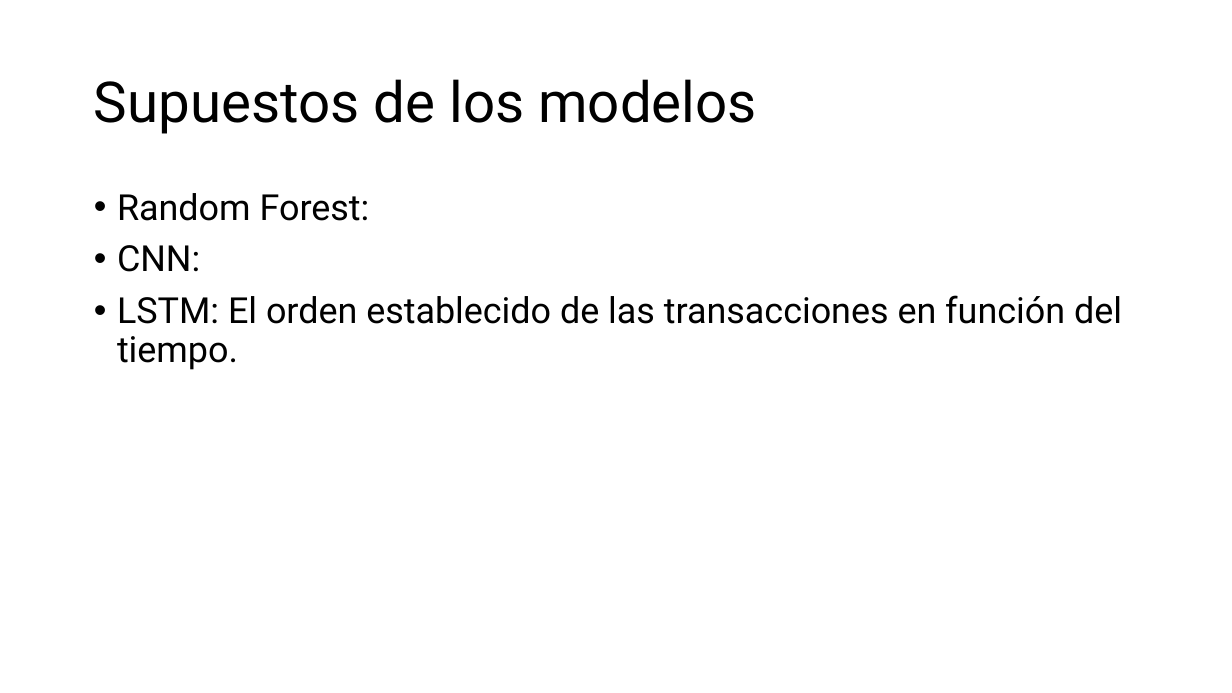
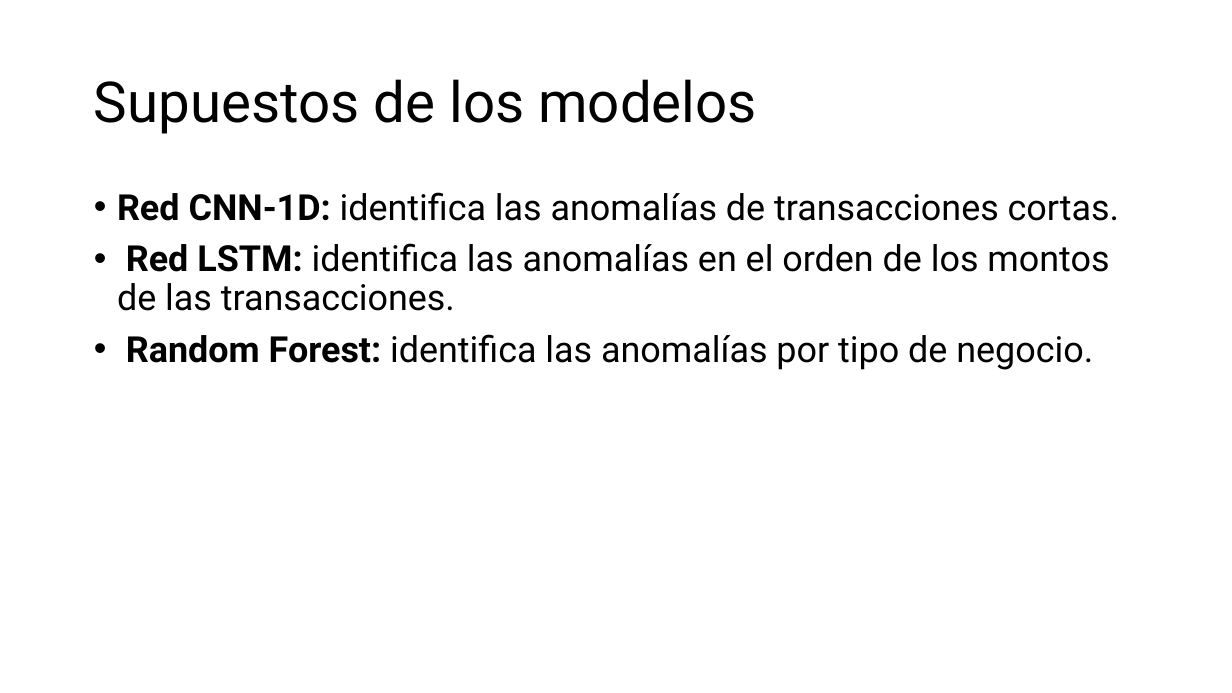
Before and after one commit to ricrod01/PROYECTO_4_DL, a slide deck: slide 4 of docs/Presentacion_Proyecto4.pptx. Drawn at 1232x693 pixels with LibreOffice and Linux fonts; fonts in the diff are those of the drawing. Boxes give left, top, right and bottom in pixels: in the first picture for what was removed or moved away, otherwise in the second. Text is boxed around its words. In the diff, an @@ line names an element or a change of style, - is before the commit and + after.

Commit message:
Problematica y supuestos terminados

```diff
--- a/docs/Presentacion_Proyecto4.pptx
+++ b/docs/Presentacion_Proyecto4.pptx
@@ text at (117, 192, 1119, 370): text changed @@
-• Random Forest:
-• CNN:
-• LSTM: El orden establecido de las transacciones en función del tiempo.
+• Red CNN-1D: identifica las anomalías de transacciones cortas.
+• Red LSTM: identifica las anomalías en el orden de los montos de las transacciones.
+• Random Forest: identifica las anomalías por tipo de negocio.
```
Also in this commit, not shown: 2 other slides changed.
